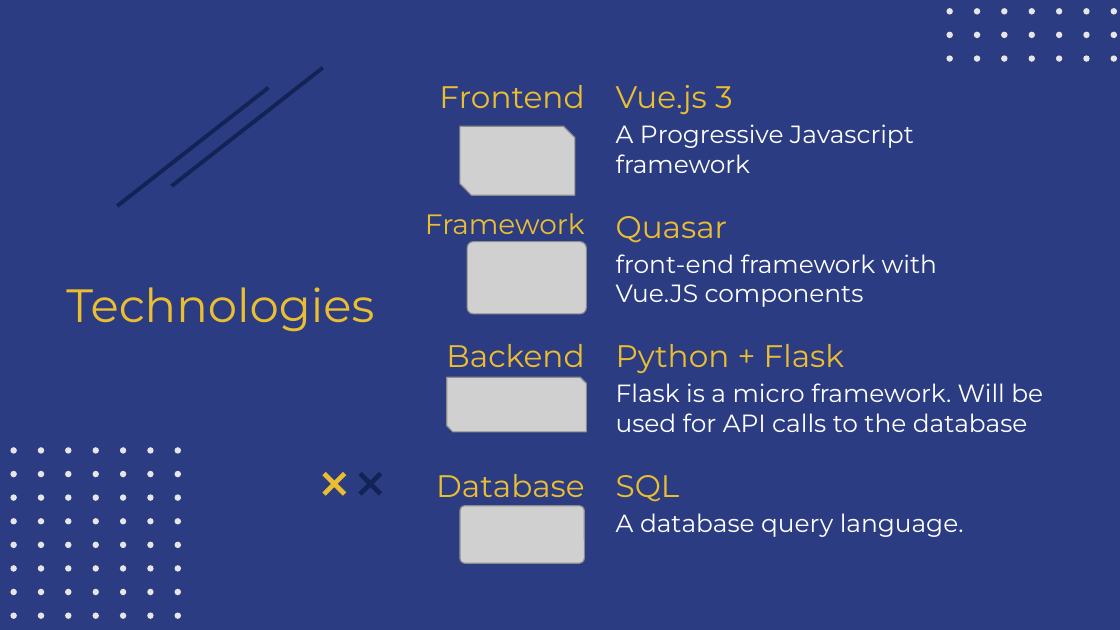
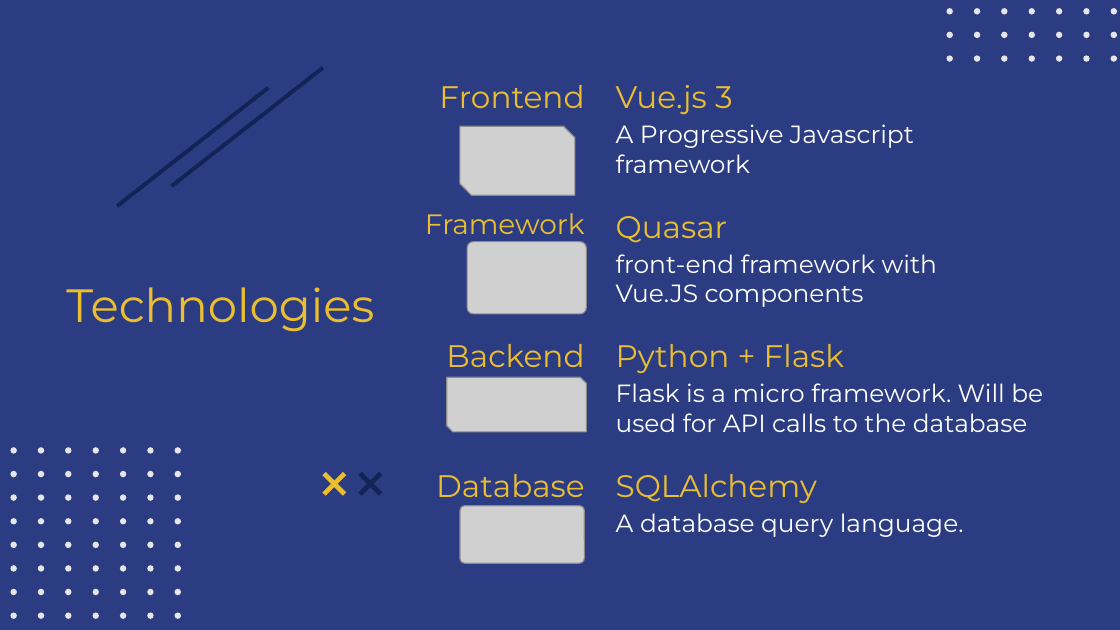
Before and after one commit to Boazius/TAU-GoogleWorkshop-180Sport, a slide deck: slide 3 of 180sport presentation.pptx. Drawn at 1120x630 pixels with LibreOffice and Linux fonts; fonts in the diff are those of the drawing; grey boxes stand for pictures. Boxes give left, top, right and bottom in pixels: in the first picture for what was removed or moved away, otherwise in the second. Text is boxed around its words. In the diff, an @@ line names an element or a change of style, - is before the commit and + after.

```diff
--- a/180sport presentation.pptx
+++ b/180sport presentation.pptx
@@ subtitle at box(616, 474, 817, 503): text changed @@
-SQL
+SQLAlchemy
```
Also in this commit, not shown: 6 other slides changed, 11 slides added, 17 other files.
